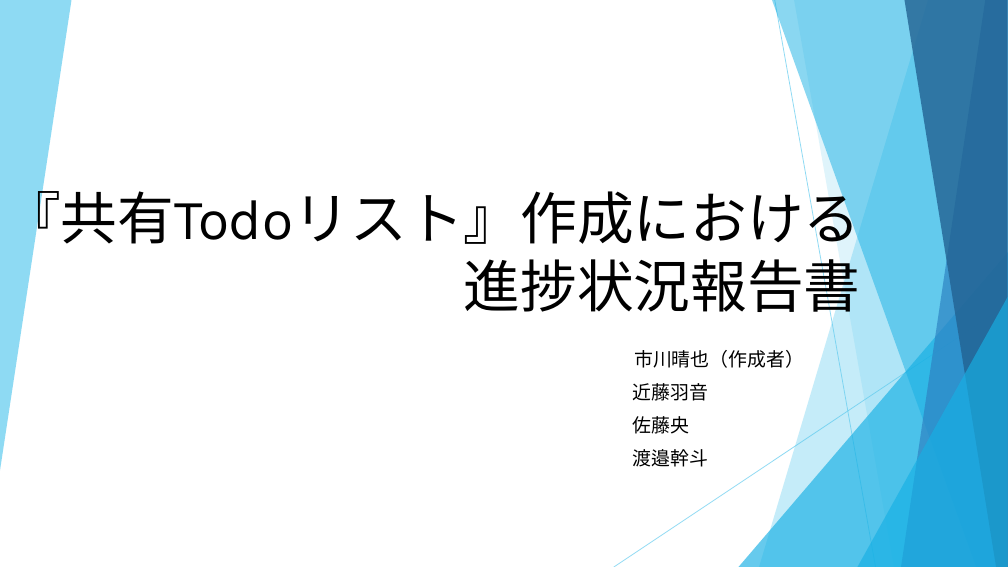
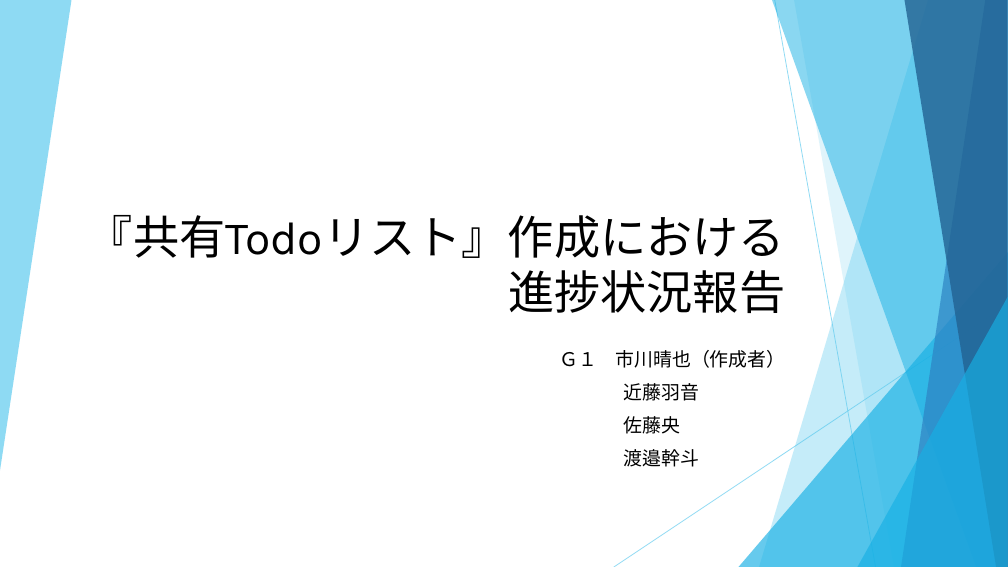
Before and after one commit to sato064/sw2020g1, a slide deck: slide 1 of shintyoku_1.pptx. Drawn at 1008x567 pixels with LibreOffice and Linux fonts; fonts in the diff are those of the drawing. Boxes give left, top, right and bottom in pixels: in the first picture for what was removed or moved away, otherwise in the second. Text is boxed around its words. In the diff, an @@ line names an element or a change of style, - is before the commit and + after.

```diff
--- a/shintyoku_1.pptx
+++ b/shintyoku_1.pptx
@@ title at [87,215,785,313]: text changed; size 54 to 44 pt @@
-『共有Todoリスト』作成における進捗状況報告書
+『共有Todoリスト』作成における
+進捗状況報告
@@ subtitle "市川晴也（作成者）": place and size @@
-subtitle "市川晴也（作成者）" at [633,350,804,467]
+subtitle "市川晴也（作成者）" at [615,350,785,467]
@@ text added at [559,352,597,367], 18 pt, text #000000 @@
+Ｇ１
```
Also in this commit, not shown: 2 other slides changed, 1 slide added, 1 slide removed.
